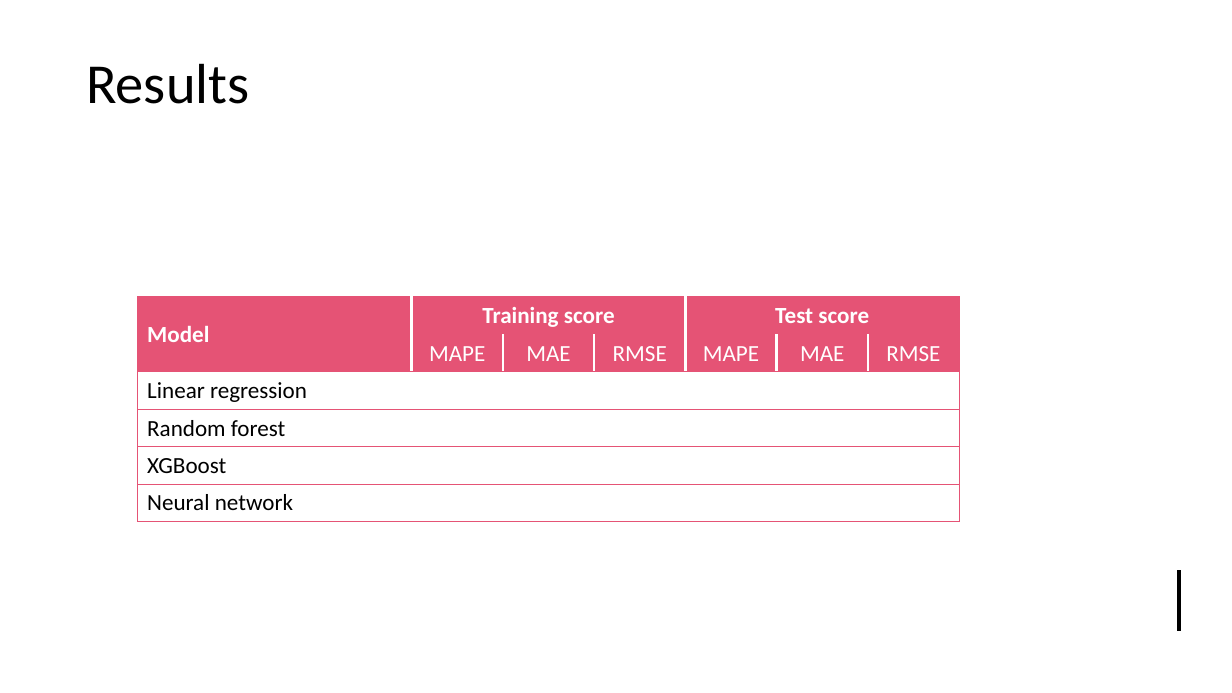
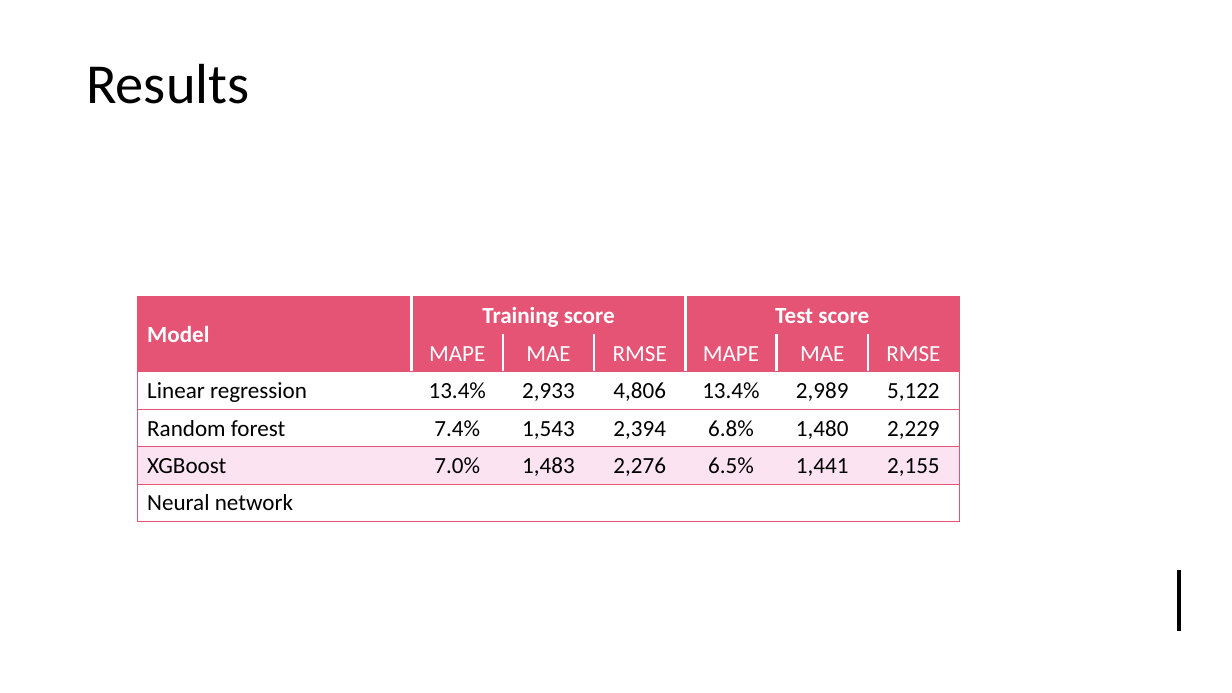
Before and after one commit to tjstarak/DSBA-ML2, a slide deck: slide 9 of slides/ML2_deck.pptx. Drawn at 1232x693 pixels with LibreOffice and Linux fonts; fonts in the diff are those of the drawing. Boxes give left, top, right and bottom in pixels: in the first picture for what was removed or moved away, otherwise in the second. Text is boxed around its words. In the diff, an @@ line names an element or a change of style, - is before the commit and + after.

```diff
--- a/slides/ML2_deck.pptx
+++ b/slides/ML2_deck.pptx
@@ table at (x1=138, y1=297, x2=960, y2=520) @@
-row 3: Linear regression |  |  |  |  |  | 
+row 3: Linear regression | 13.4% | 2,933 | 4,806 | 13.4% | 2,989 | 5,122
-row 4: Random forest |  |  |  |  |  | 
+row 4: Random forest | 7.4% | 1,543 | 2,394 | 6.8% | 1,480 | 2,229
-row 5: XGBoost |  |  |  |  |  | 
+row 5: XGBoost | 7.0% | 1,483 | 2,276 | 6.5% | 1,441 | 2,155
@@ fill #FFFFFF to #FBE3F2 in row 5 @@
```
Also in this commit, not shown: 1 other slide changed.
